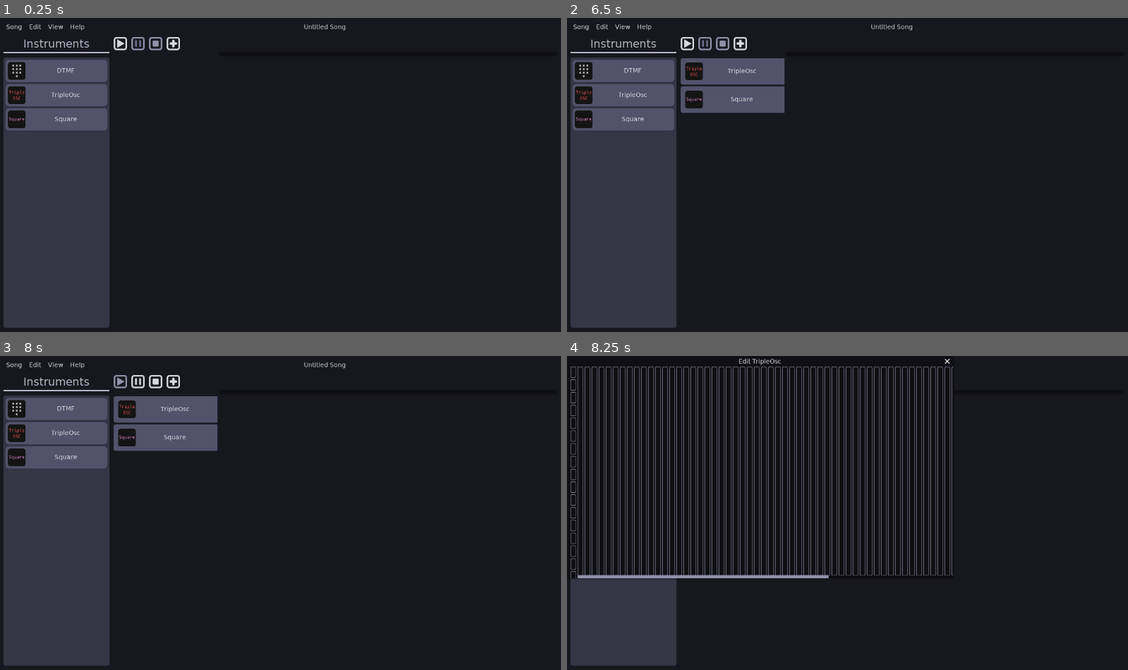
Above: before the commit, frames 1-4 (two rows, left to right).
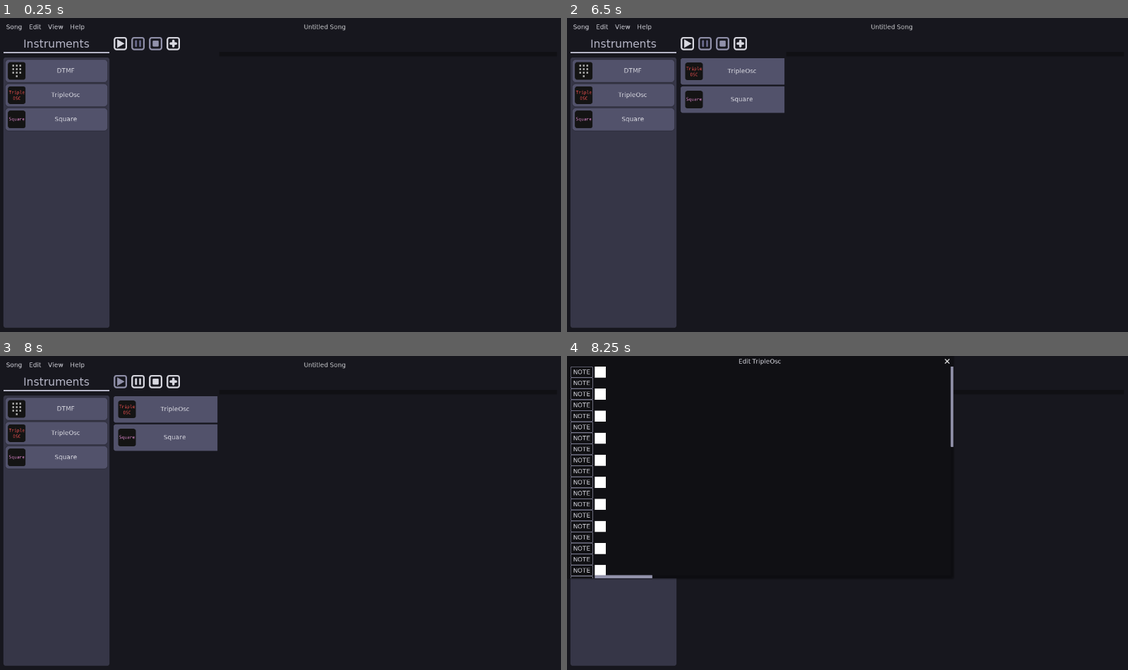
Above: after the commit, the same moments.

Repository: QuadCubedStudios/GoDAW
Game: Godot game, scene res://Main.tscn
Same seed, same stepped clock (60 frames per second), same inputs: the game is played once before the commit and once after it.
Inputs (mouse positions are in pixels of both pictures, inside the frame that each line leads up to):
- Up to frame 1 (0.25 s): no input
- Up to frame 2 (6.5 s): click (684, 43) at 0.5 s; click "Song" at 1.25 s; click "Edit" at 2 s; click "View" at 2.75 s; click "DTMF" at 3.5 s; click "TripleOsc" at 4.25 s; click "Square" at 5 s; click (724, 43) at 5.75 s
- Up to frame 3 (8 s): click (117, 381) at 6.5 s; click (173, 381) at 7.25 s
- Up to frame 4 (8.25 s): click "TripleOsc" at 8 s

Frames 1-3 are identical in both runs. In frame 4, 11% of the frame differs, in the area x 0-69%, y 3-71%.

Commit message:
prototyping image drawing

Diff:
--- /dev/null
+++ b/Editor/Scenes/Dialogues/TrackEditor/Grid.gd
@@ -0,0 +1,4 @@
+extends Node2D
+
+func _draw():
+	pass
--- a/Editor/Scenes/Dialogues/TrackEditor/TrackEditor.gd
+++ b/Editor/Scenes/Dialogues/TrackEditor/TrackEditor.gd
@@ -1,10 +1,10 @@
 extends WindowDialog
 
-onready var settings  = $HBox/Settings
+onready var settings  = $HSplit/Settings
 onready var name_scroll = $HSplit/HBoxContainer/NameScroll
 onready var scroll = $HSplit/HBoxContainer/Scroll
 onready var note_names = $HSplit/HBoxContainer/NameScroll/NoteName
-onready var grid = $HSplit/HBoxContainer/Scroll/Notes
+onready var notes = $HSplit/HBoxContainer/Scroll/Notes
 
 var scrolling_on_editor = false
 
@@ -12,41 +12,42 @@
 	var theme = Theme.new()
 	theme.set_stylebox("scroll", "VScrollBar", StyleBoxEmpty.new())
 	name_scroll.get_v_scrollbar().theme = theme
-	set_process(false)
+
+	name_scroll.get_v_scrollbar().connect("value_changed", self, "name_scroll_changed")
+	scroll.get_v_scrollbar().connect("value_changed", self, "scroll_changed")
 
 func _popup(instrument):
 	window_title = "Edit %s" % instrument.instrument_name
+	var s
 	for i in range(50):
 		var b = Button.new()
 		b.disabled
+		b.text = "NOTE"
 		note_names.add_child(b)
-	for i in range(80):
-		var b = Button.new()
-		b.disabled
-		grid.add_child(b)
+		s = b.rect_size
+		print(s)
+	var nmg = Image.new()
+	nmg.create(200, 50, false, Image.FORMAT_RGBA8)
+	nmg.fill(Color.transparent)
+	nmg.lock()
+	for i in 25:
+		nmg.set_pixel(0, i+i*1, Color.white)
+	nmg.unlock()
+	var image = ImageTexture.new()
+	image.create_from_image(nmg, 1)
+	var t = TextureRect.new()
+	t.expand = true
+	t.rect_min_size = Vector2(200*s.y+1, 50*s.y+1)
+	t.stretch_mode = TextureRect.STRETCH_KEEP_ASPECT
+	t.texture = image
+	notes.add_child(t)
 	popup()
 
-func _process(delta):
-	if scrolling_on_editor:
-		name_scroll.scroll_vertical = scroll.scroll_vertical
-	pass
+func name_scroll_changed(_n):
+	scroll.scroll_vertical = name_scroll.scroll_vertical
 
-func _on_Scroll_scroll_ended():
-	scrolling_on_editor = true
-	set_process(false)
-
-func _on_Scroll_scroll_started():
-	scrolling_on_editor = true
-	set_process(true)
-
-func _on_NameScroll_scroll_ended():
-	scrolling_on_editor = false
-	set_process(false)
-
-func _on_NameScroll_scroll_started():
-	scrolling_on_editor = false
-	set_process(true)
+func scroll_changed(_n):
+	name_scroll.scroll_vertical = scroll.scroll_vertical
 
 func _on_NoteName_resized():
-	print("IIIII")
-	grid.rect_size = note_names.rect_size
+	scroll.rect_size = name_scroll.rect_size
--- a/Editor/Scenes/Dialogues/TrackEditor/TrackEditor.tscn
+++ b/Editor/Scenes/Dialogues/TrackEditor/TrackEditor.tscn
@@ -1,6 +1,7 @@
-[gd_scene load_steps=2 format=2]
+[gd_scene load_steps=3 format=2]
 
 [ext_resource path="res://Editor/Scenes/Dialogues/TrackEditor/TrackEditor.gd" type="Script" id=1]
+[ext_resource path="res://Editor/Scenes/Dialogues/TrackEditor/Grid.gd" type="Script" id=2]
 
 [node name="TrackEditor" type="WindowDialog"]
 visible = true
@@ -22,6 +23,9 @@
 margin_right = 876.0
 margin_bottom = 480.0
 
+[node name="Node2D" type="Node2D" parent="HSplit/HBoxContainer"]
+script = ExtResource( 2 )
+
 [node name="NameScroll" type="ScrollContainer" parent="HSplit/HBoxContainer"]
 margin_bottom = 480.0
 scroll_horizontal_enabled = false
@@ -29,6 +33,7 @@
 [node name="NoteName" type="VBoxContainer" parent="HSplit/HBoxContainer/NameScroll"]
 margin_bottom = 480.0
 size_flags_vertical = 3
+custom_constants/separation = 0
 
 [node name="Scroll" type="ScrollContainer" parent="HSplit/HBoxContainer"]
 margin_left = 4.0
@@ -43,8 +48,4 @@
 size_flags_vertical = 3
 
 [connection signal="popup_hide" from="." to="." method="_unpopup"]
-[connection signal="scroll_ended" from="HSplit/HBoxContainer/NameScroll" to="." method="_on_NameScroll_scroll_ended"]
-[connection signal="scroll_started" from="HSplit/HBoxContainer/NameScroll" to="." method="_on_NameScroll_scroll_started"]
 [connection signal="resized" from="HSplit/HBoxContainer/NameScroll/NoteName" to="." method="_on_NoteName_resized"]
-[connection signal="scroll_ended" from="HSplit/HBoxContainer/Scroll" to="." method="_on_Scroll_scroll_ended"]
-[connection signal="scroll_started" from="HSplit/HBoxContainer/Scroll" to="." method="_on_Scroll_scroll_started"]
--- a/Themes/Default/GoDAWTheme.tres
+++ b/Themes/Default/GoDAWTheme.tres
@@ -1,9 +1,25 @@
-[gd_resource type="Theme" load_steps=30 format=2]
+[gd_resource type="Theme" load_steps=31 format=2]
 
 [ext_resource path="res://Themes/Default/Font/Mononoki/Font.tres" type="DynamicFont" id=1]
 [ext_resource path="res://Themes/Default/ButtonIcons/close.png" type="Texture" id=2]
 [ext_resource path="res://Themes/Default/ButtonIcons/grabber.png" type="Texture" id=3]
 [ext_resource path="res://Themes/Default/Font/DejaVuSans/Font.tres" type="DynamicFont" id=4]
+
+[sub_resource type="StyleBoxFlat" id=30]
+content_margin_left = 6.0
+content_margin_right = 6.0
+content_margin_top = 4.0
+content_margin_bottom = 4.0
+bg_color = Color( 0.0666667, 0.0666667, 0.0784314, 1 )
+border_width_left = 1
+border_width_top = 1
+border_width_right = 1
+border_width_bottom = 1
+border_color = Color( 0.568627, 0.568627, 0.666667, 1 )
+corner_radius_top_left = 3
+corner_radius_top_right = 3
+corner_radius_bottom_right = 3
+corner_radius_bottom_left = 3
 
 [sub_resource type="StyleBoxFlat" id=1]
 content_margin_left = 6.0
@@ -290,7 +306,7 @@
 Button/colors/icon_color_pressed = Color( 0.4416, 0.4416, 0.46, 1 )
 Button/constants/hseparation = 2
 Button/fonts/font = null
-Button/styles/disabled = null
+Button/styles/disabled = SubResource( 30 )
 Button/styles/focus = SubResource( 1 )
 Button/styles/hover = SubResource( 1 )
 Button/styles/normal = SubResource( 1 )
Not shown, changed: Themes/Default/ButtonIcons/Paint_Active.svg.import
Not shown, changed: Themes/Default/ButtonIcons/Paint_Inactive.svg.import
Not shown, changed: Themes/Default/ButtonIcons/Record_Active.svg.import
Not shown, changed: Themes/Default/ButtonIcons/Record_Inactive.svg.import
